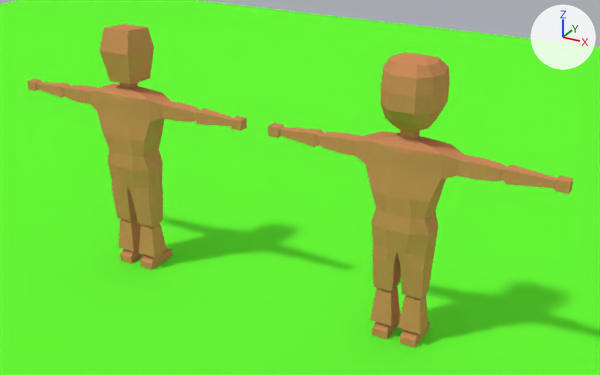
The Blender file player.blend, before and after one commit.
Both versions are drawn from a 50 mm lens placed at (4.06, -4.75, 3.32), pointed at (1.41, 0.08, 0.9). Lighting does not change. The marker at upper right points along +X, +Y and +Z.

In view in the first picture: 'Plane.001', 'model_player_v4', 'model_player_v5'.
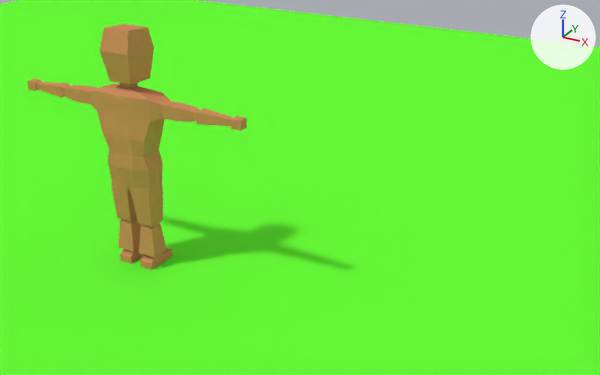
What differs and where, as boxes (x1, y1, x2, y2) in the pictures (600 x 375 px):
'model_player_v4', hidden (brown)
    before: (268, 53, 573, 348)

The change, as a diff of the scene's bpy script:
```diff
--- a/player.blend.py
+++ b/player.blend.py
@@ ob_model_player_v4 @@
 ob_model_player_v4.location = (2.272, 0.0, 0.0)
+ob_model_player_v4.hide_set(True)
```
